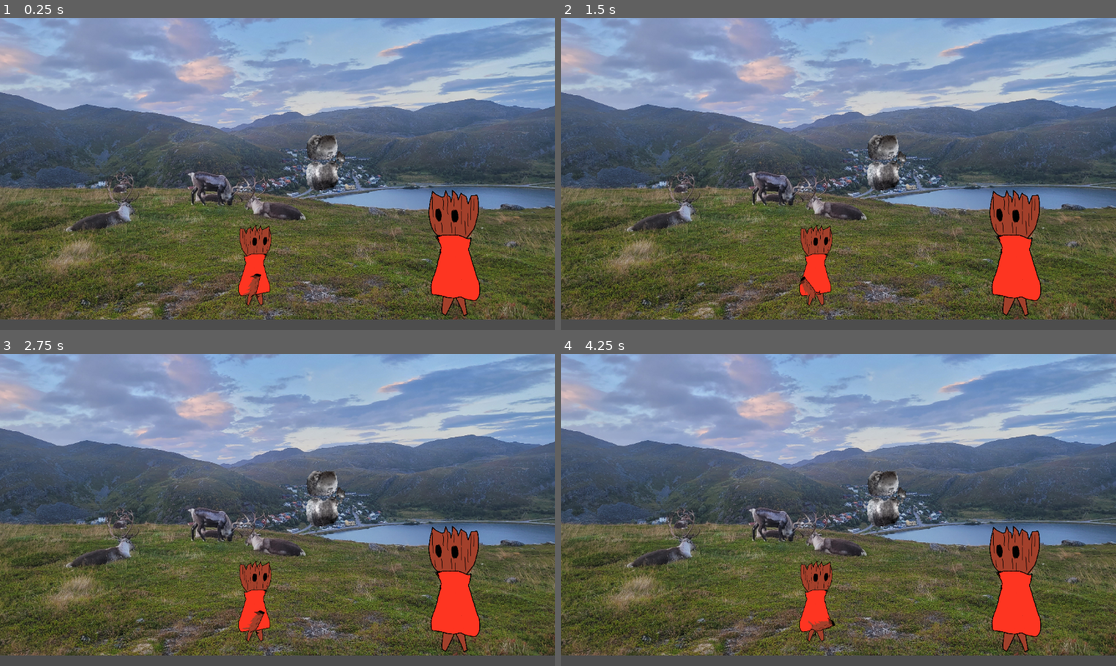
Above: before the commit, frames 1-4 (two rows, left to right).
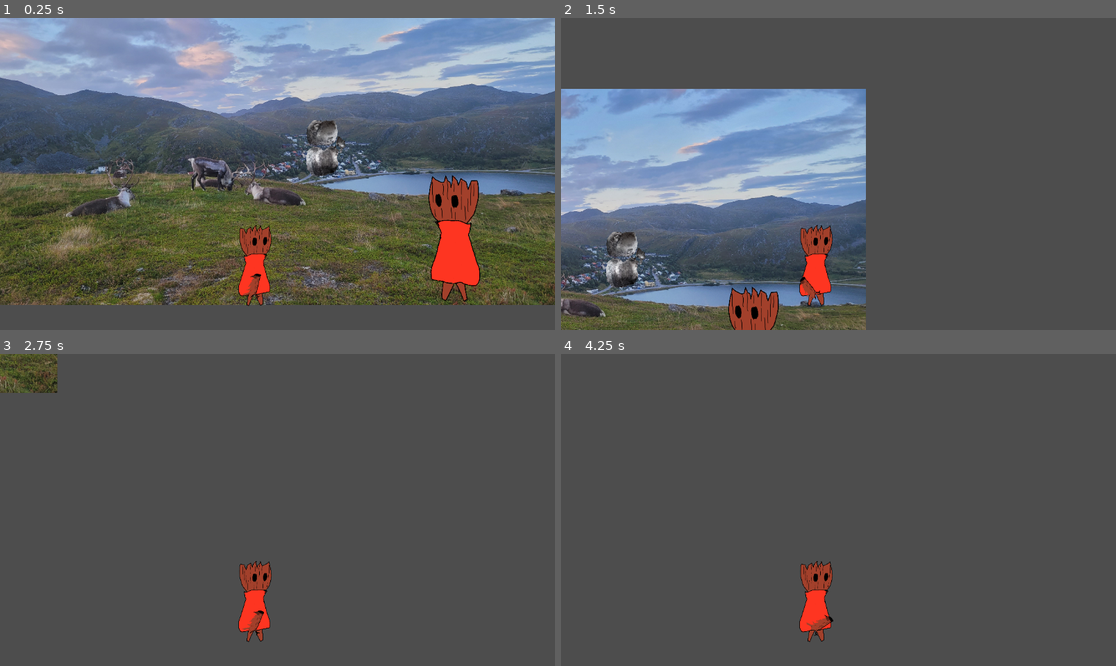
Above: after the commit, the same moments.

Repository: Q1-Studios/TreeVolution
Game: Godot game, scene res://src/scenes/map.tscn
Same seed, same stepped clock (60 frames per second), same inputs: the game is played once before the commit and once after it.
Inputs (mouse positions are in pixels of both pictures, inside the frame that each line leads up to):
- Up to frame 1 (0.25 s): no input
- Up to frame 2 (1.5 s): tap Enter at 0.5 s; move the mouse to (960, 158) at 0.52 s; hold D (moveRight) from 0.53 s (still down); tap X (Pollen ability) at 0.6 s; tap Up (jump) at 0.77 s; move the mouse to (727, 189) at 1.27 s; click (727, 189) at 1.35 s
- Up to frame 3 (2.75 s): tap Up (jump) at 1.52 s; move the mouse to (333, 441) at 2.02 s; release D (moveRight) at 2.03 s; hold A (moveLeft) from 2.03 s (still down); tap X (Pollen ability) at 2.1 s
- Up to frame 4 (4.25 s): move the mouse to (810, 572) at 2.77 s; release A (moveLeft) at 2.78 s; hold D (moveRight) from 2.78 s (still down); click (810, 572) at 2.85 s; tap Up (jump) at 3.02, 3.77 s; tap Space at 3.5 s; move the mouse to (1005, 556) at 3.52 s; tap X (Pollen ability) at 3.6 s

The runs differ from the first frame. In frame 1, 50% of the frame differs, in the area x 0-100%, y 0-97%; in frame 2, 87%, in the area x 0-100%, y 0-100%; in frame 3, 79%; in frame 4, 79%.
Error before the commit: Parse Error: Could not find type "StatController" in the current scope. (res://src/scripts/player.gd:6)

Commit message:
fix: typo

Diff:
--- a/src/scripts/stat_controller.gd
+++ b/src/scripts/stat_controller.gd
@@ -1,4 +1,4 @@
-sclass_name StatController
+class_name StatController
 
 extends Node
 
